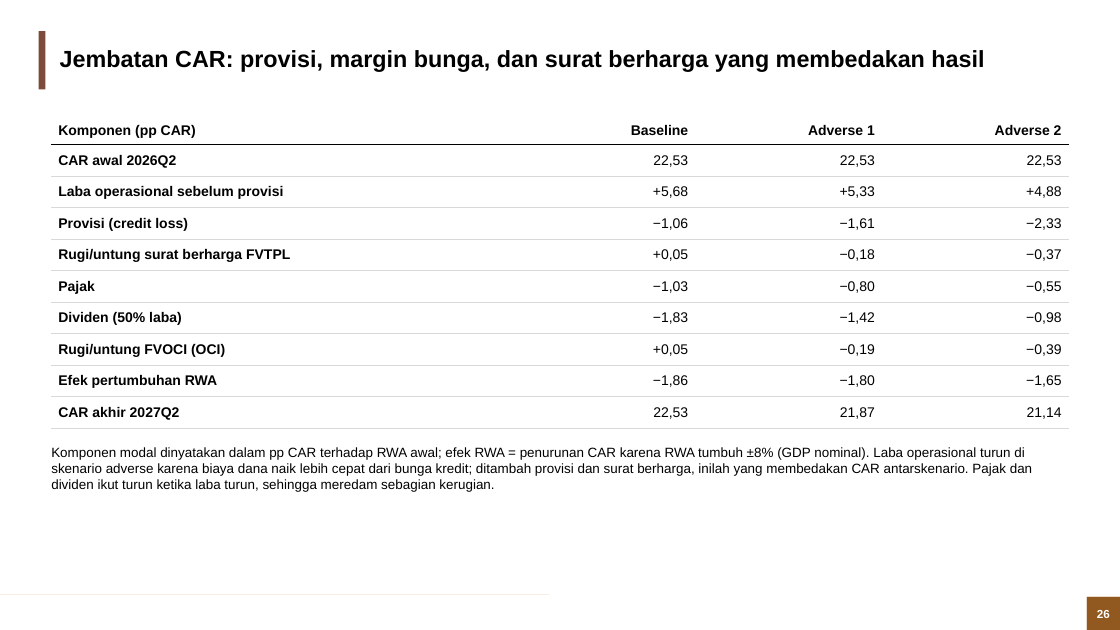
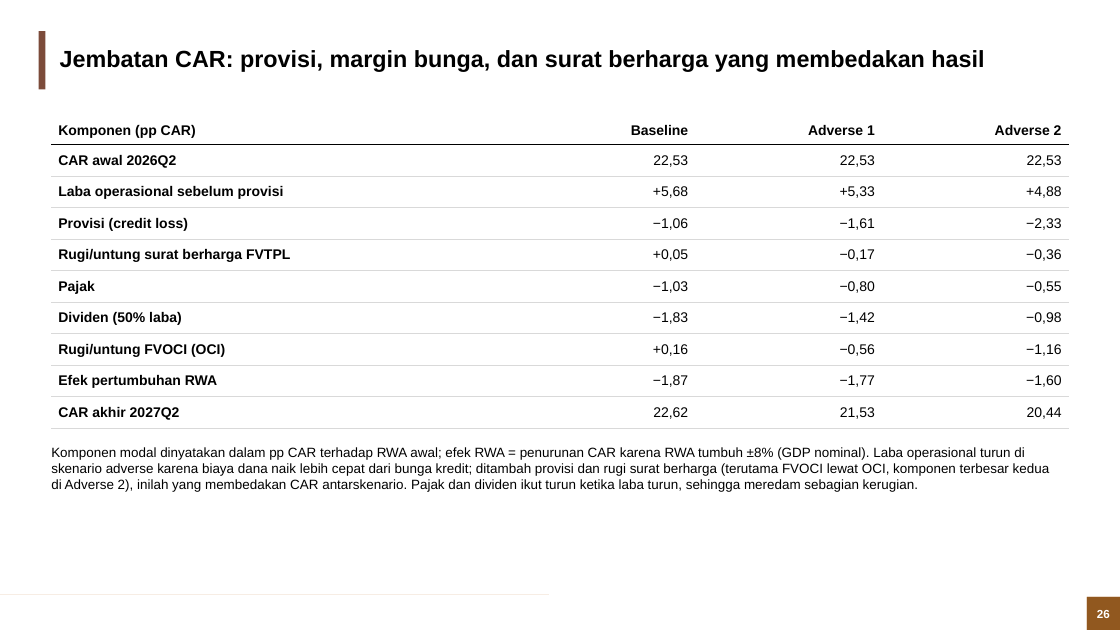
Before and after one commit to muhamadhaikal128/banking-stress-test, a slide deck: slide 26 of Banking Stress Test (Solvency).pptx. Drawn at 1120x630 pixels with LibreOffice and Linux fonts; fonts in the diff are those of the drawing; background and template pictures are left out. Boxes give left, top, right and bottom in pixels: in the first picture for what was removed or moved away, otherwise in the second. Text is boxed around its words. In the diff, an @@ line names an element or a change of style, - is before the commit and + after.

```diff
--- a/Banking Stress Test (Solvency).pptx
+++ b/Banking Stress Test (Solvency).pptx
@@ table at bbox=[51, 117, 1068, 429] @@
-row 5, column 3: −0,18
+row 5, column 3: −0,17
-row 5, column 4: −0,37
+row 5, column 4: −0,36
-row 8: Rugi/untung FVOCI (OCI) | +0,05 | −0,19 | −0,39
+row 8: Rugi/untung FVOCI (OCI) | +0,16 | −0,56 | −1,16
-row 9: Efek pertumbuhan RWA | −1,86 | −1,80 | −1,65
+row 9: Efek pertumbuhan RWA | −1,87 | −1,77 | −1,60
-row 10: CAR akhir 2027Q2 | 22,53 | 21,87 | 21,14
+row 10: CAR akhir 2027Q2 | 22,62 | 21,53 | 20,44
@@ text at bbox=[51, 447, 1050, 492]: text changed @@
-Komponen modal dinyatakan dalam pp CAR terhadap RWA awal; efek RWA = penurunan CAR karena RWA tumbuh ±8% (GDP nominal). Laba operasional turun di skenario adverse karena biaya dana naik lebih cepat dari bunga kredit; ditambah provisi dan surat berharga, inilah yang membedakan CAR antarskenario. Pajak dan dividen ikut turun ketika laba turun, sehingga meredam sebagian kerugian.
+Komponen modal dinyatakan dalam pp CAR terhadap RWA awal; efek RWA = penurunan CAR karena RWA tumbuh ±8% (GDP nominal). Laba operasional turun di skenario adverse karena biaya dana naik lebih cepat dari bunga kredit; ditambah provisi dan rugi surat berharga (terutama FVOCI lewat OCI, komponen terbesar kedua di Adverse 2), inilah yang membedakan CAR antarskenario. Pajak dan dividen ikut turun ketika laba turun, sehingga meredam sebagian kerugian.
```
Also in this commit, not shown: 30 other slides changed, 2 slides added, 58 other files.
